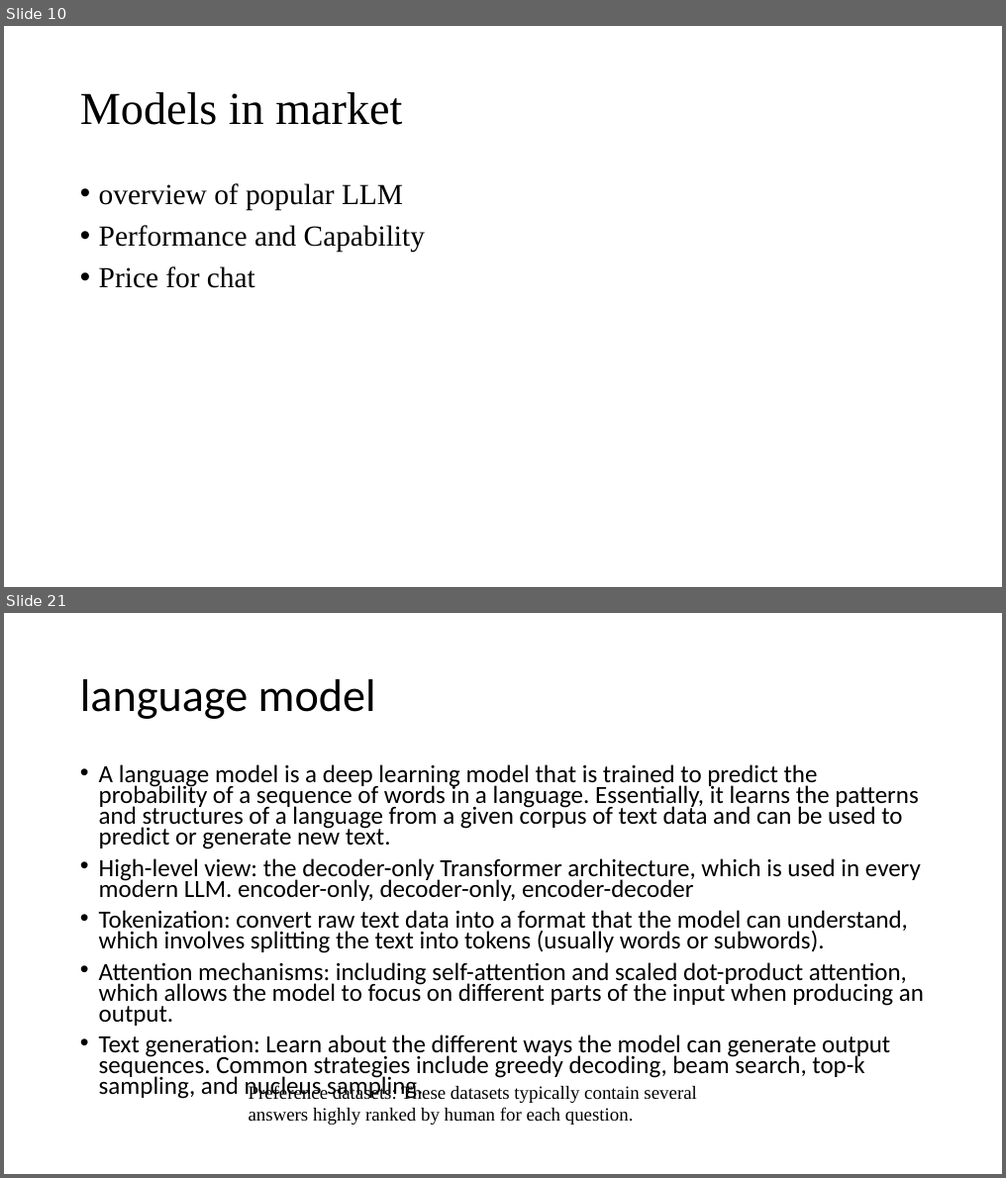
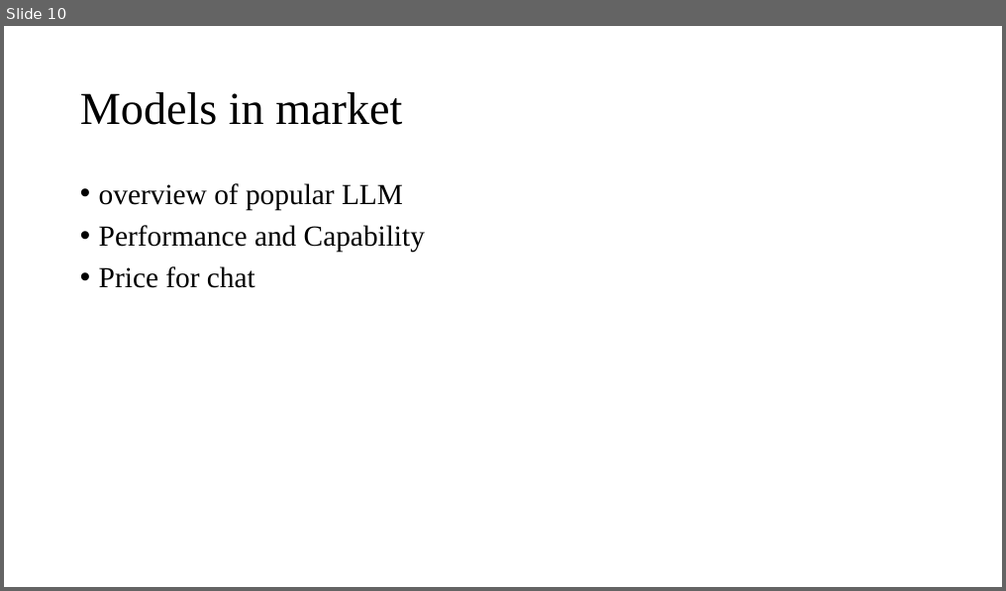
Before and after one commit to dlmuzpy/Analysis-of-Large-Language-Models, a slide deck: LLM analysis.pptx. Shown one above the other, each under a label of ours: slides 10 and 21 before the commit, slide 10 after it; the slides between them are not shown. The pictures are 1006x1178 and 1006x591 pixels, drawn with LibreOffice and Linux fonts; fonts in the diff are those of the drawing. Boxes give left, top, right and bottom in pixels: in the first picture for what was removed or moved away, otherwise in the second. Text is boxed around its words. In the diff, an @@ line names an element or a change of style, - is before the commit and + after.

```diff
--- a/LLM analysis.pptx
+++ b/LLM analysis.pptx
@@ slide 21 removed at bbox=[4, 613, 1002, 1174], background #FFFFFF @@
@@ title removed at bbox=[80, 679, 376, 719] @@
-language model
@@ text removed at bbox=[99, 764, 924, 1100] @@
-• A language model is a deep learning model that is trained to predict the probability of a sequence of words in a language. Essentially, it learns the patterns and structures of a language from a given corpus of text data and can be used to predict or generate new text.
-• High-level view: the decoder-only Transformer architecture, which is used in every modern LLM. encoder-only, decoder-only, encoder-decoder
-• Tokenization: convert raw text data into a format that the model can understand, which involves splitting the text into tokens (usually words or subwords).
-• Attention mechanisms: including self-attention and scaled dot-product attention, which allows the model to focus on different parts of the input when producing an output.
-• Text generation: Learn about the different ways the model can generate output sequences. Common strategies include greedy decoding, beam search, top-k sampling, and nucleus sampling.
@@ text removed at bbox=[249, 1084, 696, 1125] @@
-Preference datasets: These datasets typically contain several answers highly ranked by human for each question.
```
Also in this commit, not shown: 10 other slides removed, 1 other file.
